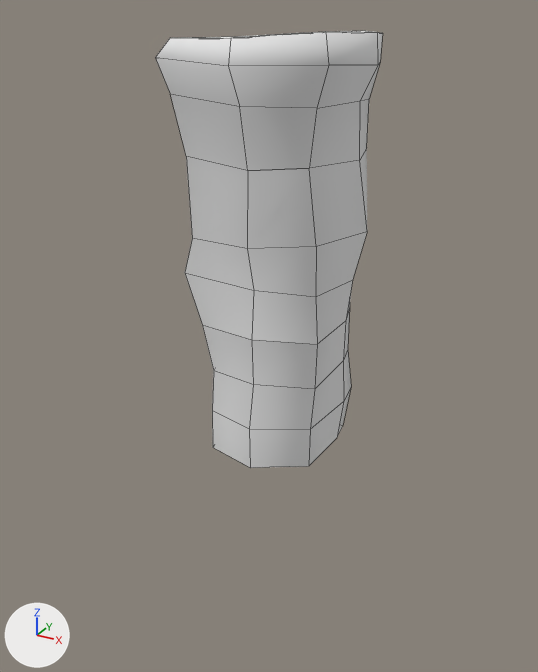
Renders of the OBJ model Assets/Models/Environment/Level2/Cliffs/Cliff3/Cliff3.obj from each side of a commit.
Rendered twice from a 50 mm camera at (87.7, -164.6, 59.4) aimed at (-3.8, 1.8, -23.8). The axes (+X, +Y, +Z) are drawn at lower left. The lights are the same throughout. Mesh edges are drawn as thin lines. Where no turn or scale is listed for an object, it has been applied to the vertices. Vertices at the same position are counted once.

In view in the first picture: 'Cliff3'.
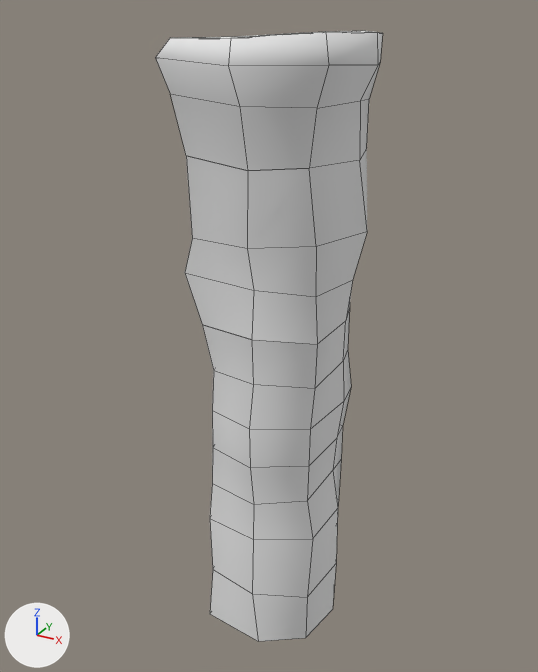
The newer file is also rescaled (x1.25), turned or shifted as a whole; pictures and numbers use the older file's frame.

Where the change shows, as pixel boxes (x1, y1, x2, y2) in the pictures (538 x 672 px; the box of a moved part takes in the faces that stretch with it):
```json
{"object": "Cliff3", "change": "reshaped", "before": [155, 31, 383, 468], "after": [155, 31, 383, 641], "on screen": "39% taller"}
{"part": 1, "of": "me_cliff3", "change": "moved or reshaped", "before": [170, 94, 369, 171], "after": [170, 94, 369, 171]}
{"part": 2, "of": "me_cliff3", "change": "moved or reshaped", "before": [203, 307, 350, 388], "after": [203, 307, 350, 388]}
{"part": 3, "of": "me_cliff3", "change": "added", "after": [210, 426, 343, 641]}
```

The change, as JSON lines over the scene's bpy script:
```json
{"block": "me_cliff3", "where": "# used by ob_cliff3; location = (0.0, 0.0, 0.0)"}
{"block": "me_cliff3", "where": "# verts and faces of me_cliff3; kept vertices keep their numbers, new ones are numbered from 90"}
{"block": "me_cliff3", "where": "# before: 25 (13.4, 17.5, -17.2) at pixel (349, 306), 27 (-17.7, 0.0, -17.2), 28 (-15.6, -13.4, -17.2) at pixel (202, 324), 29 (0.7, -15.5, -17.2) at pixel (251, 339), 30 (16.4, -10.1, -17.2) at pixel (317, 344)"}
{"block": "me_cliff3", "where": "# before: 31 (16.6, 7.3, -17.2) at pixel (345, 320), 68 (-16.9, -0.3, -31.2), 69 (13.3, 18.0, -30.6) at pixel (347, 349), 70 (15.7, 8.7, -29.8) at pixel (343, 360), 71 (15.4, -8.6, -30.7) at pixel (314, 389)"}
{"block": "me_cliff3", "where": "# before: 72 (0.3, -14.3, -30.7) at pixel (253, 384), 73 (-13.8, -11.6, -31.0) at pixel (213, 370)"}
{"op": "remove", "block": "me_cliff3", "code": "me_cliff3.from_pydata(...)  # 90 vertices, 84 faces; spans x -25.2..25.2, y -24.0..24.0, z -55.2..55.2"}
{"op": "add", "block": "me_cliff3", "code": "me_cliff3.from_pydata(...)  # 127 vertices, 116 faces; spans x -25.2..25.2, y -24.0..24.0, z -118.4..55.2"}
{"block": "me_cliff3", "change": "me_cliff3 part 1"}
{"block": "me_cliff3", "change": "6 faces are deleted"}
{"block": "me_cliff3", "change": "3 vertices are added at (2.7, -20.0, 26.3), (-1.4, 18.7, 27.2), (21.6, -0.7, 27.1)"}
{"block": "me_cliff3", "change": "6 new faces join them"}
{"block": "me_cliff3", "change": "me_cliff3 part 2"}
{"op": "add", "block": "me_cliff3", "code": "delete_faces([(25, 31, 70, 69), (30, 71, 70, 31), (28, 73, 72, 29), (27, 68, 73, 28)])"}
{"op": "add", "block": "me_cliff3", "code": "verts[93] = (16.6, 7.3, -17.2)  # pixel (345, 320)"}
{"op": "add", "block": "me_cliff3", "code": "verts[94] = (-15.6, -13.4, -17.2)  # pixel (202, 324)"}
{"op": "add", "block": "me_cliff3", "code": "faces += [(25, 93, 70, 69), (30, 71, 70, 93), (29, 94, 73, 72), (27, 68, 73, 94)]"}
{"block": "me_cliff3", "change": "me_cliff3 part 3"}
{"block": "me_cliff3", "change": "32 vertices are added at x -18.7..16.5, y -16.4..19.6, z -118.4..-67.1"}
{"block": "me_cliff3", "change": "32 new faces join them"}
```
